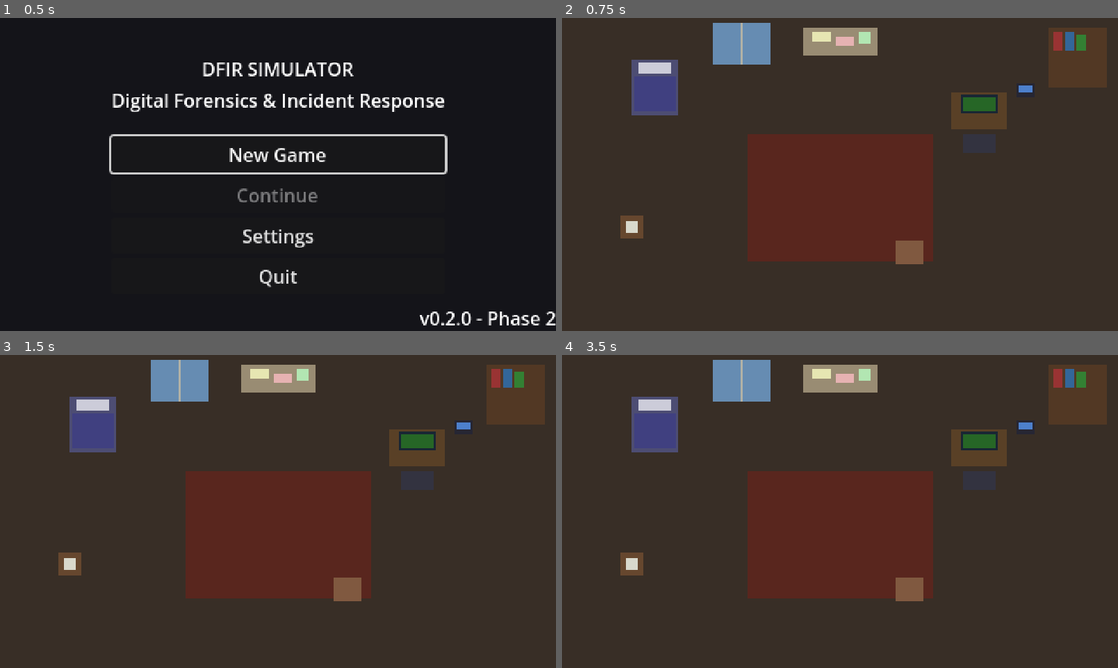
Above: before the commit, frames 1-4 (two rows, left to right).
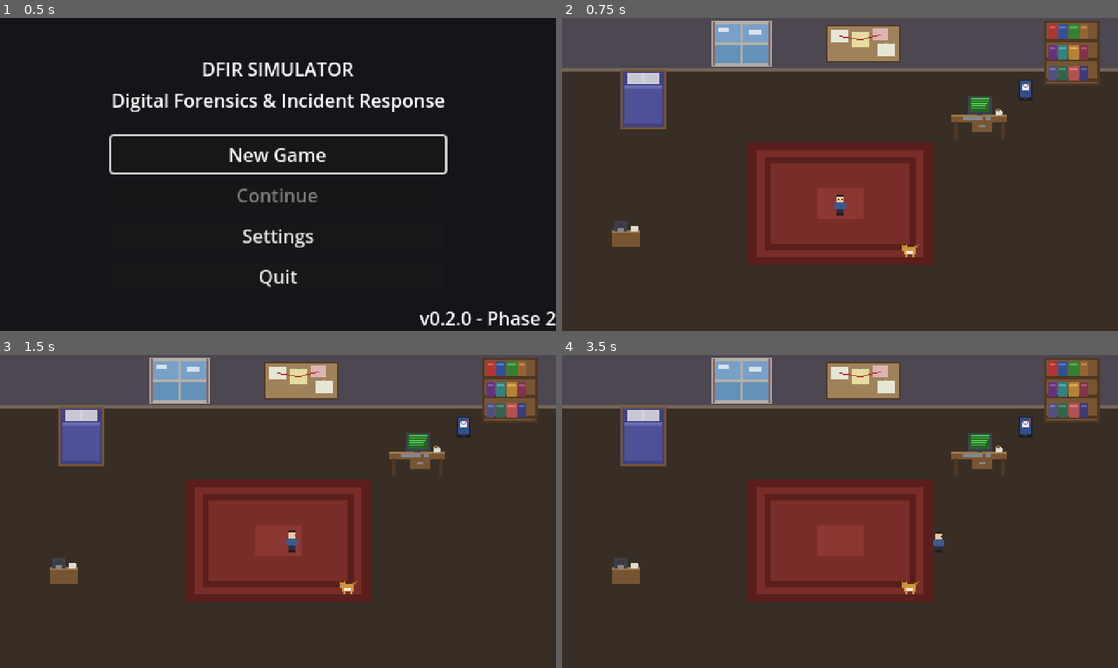
Above: after the commit, the same moments.

Repository: jbeley/dfir-godot
Game: Godot game, scene res://src/scenes/main_menu/main_menu.tscn
Same seed, same stepped clock (60 frames per second), same inputs: the game is played once before the commit and once after it.
Inputs (mouse positions are in pixels of both pictures, inside the frame that each line leads up to):
- Up to frame 1 (0.5 s): no input
- Up to frame 2 (0.75 s): click "New Game" at 0.5 s
- Up to frame 3 (1.5 s): tap Enter at 1.25 s; move the mouse to (400, 495) at 1.27 s; hold D (move_right) from 1.28 s (still down); hold E (interact) from 1.28 s (still down); click (400, 495) at 1.42 s
- Up to frame 4 (3.5 s): release D (move_right) at 2 s; release E (interact) at 2 s; drag from (728, 527) to (979, 448) at 2.02 s; tap Space at 2.75 s; move the mouse to (895, 442) at 2.77 s; hold D (move_right) from 2.78 s (still down); hold E (interact) from 2.78 s (still down)

Frame 1 is identical in both runs. In frame 2, 29% of the frame differs, in the area x 0-100%, y 0-79%; in frame 3, 29%; in frame 4, 29%.
Error before the commit: Invalid access to property or key 'interacted_with' on a base object of type 'null instance'. (res://src/scenes/office/office.gd:14)

Commit message:
feat: wire sprites into office and player scenes
Office scene now uses actual pixel art sprites for all furniture:
desk with monitor, bed, evidence board, coffee station, phone,
bookshelf, window with sky, cat, and area rug. Wall with trim strip.

Player spritesheet with 4-direction walk animation (16x20, 4 frames
per direction). Facing direction updates based on movement input.

Register submit command in workstation terminal.

https://claude.ai/code/session_012KjAGV9HwsNLnUB9PY2fQ5

Diff:
--- a/src/scenes/office/office.tscn
+++ b/src/scenes/office/office.tscn
@@ -1,25 +1,34 @@
-[gd_scene load_steps=3 format=3 uid="uid://office"]
+[gd_scene load_steps=12 format=3 uid="uid://office"]
 
 [ext_resource type="Script" path="res://src/scenes/office/office.gd" id="1_office"]
 [ext_resource type="PackedScene" uid="uid://player" path="res://src/scenes/office/player.tscn" id="2_player"]
+[ext_resource type="Texture2D" path="res://assets/sprites/office/desk.png" id="3_desk"]
+[ext_resource type="Texture2D" path="res://assets/sprites/office/bed.png" id="4_bed"]
+[ext_resource type="Texture2D" path="res://assets/sprites/office/evidence_board.png" id="5_board"]
+[ext_resource type="Texture2D" path="res://assets/sprites/office/coffee.png" id="6_coffee"]
+[ext_resource type="Texture2D" path="res://assets/sprites/office/phone.png" id="7_phone"]
+[ext_resource type="Texture2D" path="res://assets/sprites/office/bookshelf.png" id="8_shelf"]
+[ext_resource type="Texture2D" path="res://assets/sprites/office/window.png" id="9_window"]
+[ext_resource type="Texture2D" path="res://assets/sprites/characters/cat.png" id="10_cat"]
+[ext_resource type="Texture2D" path="res://assets/sprites/office/rug.png" id="11_rug"]
 
 [sub_resource type="RectangleShape2D" id="shape_desk"]
 size = Vector2(48, 32)
 
 [sub_resource type="RectangleShape2D" id="shape_board"]
-size = Vector2(64, 16)
+size = Vector2(64, 20)
 
 [sub_resource type="RectangleShape2D" id="shape_bed"]
-size = Vector2(40, 48)
+size = Vector2(40, 52)
 
 [sub_resource type="RectangleShape2D" id="shape_coffee"]
-size = Vector2(20, 20)
+size = Vector2(24, 24)
 
 [sub_resource type="CircleShape2D" id="shape_cat"]
-radius = 12.0
+radius = 14.0
 
 [sub_resource type="RectangleShape2D" id="shape_phone"]
-size = Vector2(16, 12)
+size = Vector2(16, 18)
 
 [sub_resource type="RectangleShape2D" id="shape_hwall"]
 size = Vector2(488, 8)
@@ -35,171 +44,67 @@
 offset_bottom = 270.0
 color = Color(0.22, 0.18, 0.15, 1)
 
-[node name="Rug" type="ColorRect" parent="."]
-offset_left = 160.0
-offset_top = 100.0
-offset_right = 320.0
-offset_bottom = 210.0
-color = Color(0.35, 0.15, 0.12, 1)
+[node name="WallBG" type="ColorRect" parent="."]
+offset_right = 480.0
+offset_bottom = 45.0
+color = Color(0.3, 0.28, 0.32, 1)
+
+[node name="WallTrim" type="ColorRect" parent="."]
+offset_top = 43.0
+offset_right = 480.0
+offset_bottom = 46.0
+color = Color(0.45, 0.4, 0.35, 1)
+
+[node name="Rug" type="Sprite2D" parent="."]
+position = Vector2(240, 160)
+texture_filter = 0
+texture = ExtResource("11_rug")
+scale = Vector2(2.5, 2.2)
 
 [node name="DayNightModulate" type="CanvasModulate" parent="."]
 color = Color(1, 1, 1, 1)
 
 [node name="Furniture" type="Node2D" parent="."]
 
-[node name="Desk" type="ColorRect" parent="Furniture"]
-offset_left = 336.0
-offset_top = 64.0
-offset_right = 384.0
-offset_bottom = 96.0
-color = Color(0.35, 0.25, 0.15, 1)
+[node name="Window" type="Sprite2D" parent="Furniture"]
+position = Vector2(155, 22)
+texture_filter = 0
+texture = ExtResource("9_window")
 
-[node name="Monitor" type="ColorRect" parent="Furniture/Desk"]
-offset_left = 8.0
-offset_top = 2.0
-offset_right = 40.0
-offset_bottom = 18.0
-color = Color(0.1, 0.15, 0.2, 1)
+[node name="Board" type="Sprite2D" parent="Furniture"]
+position = Vector2(260, 22)
+texture_filter = 0
+texture = ExtResource("5_board")
 
-[node name="Screen" type="ColorRect" parent="Furniture/Desk/Monitor"]
-offset_left = 2.0
-offset_top = 2.0
-offset_right = 30.0
-offset_bottom = 14.0
-color = Color(0.15, 0.4, 0.15, 1)
+[node name="Bookshelf" type="Sprite2D" parent="Furniture"]
+position = Vector2(440, 30)
+texture_filter = 0
+texture = ExtResource("8_shelf")
 
-[node name="Chair" type="ColorRect" parent="Furniture"]
-offset_left = 346.0
-offset_top = 100.0
-offset_right = 374.0
-offset_bottom = 116.0
-color = Color(0.2, 0.2, 0.25, 1)
+[node name="Desk" type="Sprite2D" parent="Furniture"]
+position = Vector2(360, 85)
+texture_filter = 0
+texture = ExtResource("3_desk")
 
-[node name="Bed" type="ColorRect" parent="Furniture"]
-offset_left = 60.0
-offset_top = 36.0
-offset_right = 100.0
-offset_bottom = 84.0
-color = Color(0.3, 0.3, 0.45, 1)
+[node name="Bed" type="Sprite2D" parent="Furniture"]
+position = Vector2(70, 70)
+texture_filter = 0
+texture = ExtResource("4_bed")
 
-[node name="Pillow" type="ColorRect" parent="Furniture/Bed"]
-offset_left = 6.0
-offset_top = 2.0
-offset_right = 34.0
-offset_bottom = 12.0
-color = Color(0.8, 0.8, 0.85, 1)
+[node name="Coffee" type="Sprite2D" parent="Furniture"]
+position = Vector2(55, 185)
+texture_filter = 0
+texture = ExtResource("6_coffee")
 
-[node name="Blanket" type="ColorRect" parent="Furniture/Bed"]
-offset_left = 2.0
-offset_top = 14.0
-offset_right = 38.0
-offset_bottom = 44.0
-color = Color(0.25, 0.25, 0.5, 1)
+[node name="Phone" type="Sprite2D" parent="Furniture"]
+position = Vector2(400, 62)
+texture_filter = 0
+texture = ExtResource("7_phone")
 
-[node name="CoffeeTable" type="ColorRect" parent="Furniture"]
-offset_left = 50.0
-offset_top = 170.0
-offset_right = 70.0
-offset_bottom = 190.0
-color = Color(0.4, 0.28, 0.18, 1)
-
-[node name="Mug" type="ColorRect" parent="Furniture/CoffeeTable"]
-offset_left = 5.0
-offset_top = 5.0
-offset_right = 15.0
-offset_bottom = 15.0
-color = Color(0.85, 0.85, 0.8, 1)
-
-[node name="Board" type="ColorRect" parent="Furniture"]
-offset_left = 208.0
-offset_top = 8.0
-offset_right = 272.0
-offset_bottom = 32.0
-color = Color(0.6, 0.55, 0.45, 1)
-
-[node name="Pin1" type="ColorRect" parent="Furniture/Board"]
-offset_left = 8.0
-offset_top = 4.0
-offset_right = 24.0
-offset_bottom = 12.0
-color = Color(0.9, 0.9, 0.7, 1)
-
-[node name="Pin2" type="ColorRect" parent="Furniture/Board"]
-offset_left = 28.0
-offset_top = 8.0
-offset_right = 44.0
-offset_bottom = 16.0
-color = Color(0.9, 0.7, 0.7, 1)
-
-[node name="Pin3" type="ColorRect" parent="Furniture/Board"]
-offset_left = 48.0
-offset_top = 4.0
-offset_right = 58.0
-offset_bottom = 14.0
-color = Color(0.7, 0.9, 0.7, 1)
-
-[node name="Phone" type="ColorRect" parent="Furniture"]
-offset_left = 392.0
-offset_top = 56.0
-offset_right = 408.0
-offset_bottom = 68.0
-color = Color(0.15, 0.15, 0.2, 1)
-
-[node name="PhoneScreen" type="ColorRect" parent="Furniture/Phone"]
-offset_left = 2.0
-offset_top = 2.0
-offset_right = 14.0
-offset_bottom = 8.0
-color = Color(0.3, 0.5, 0.8, 1)
-
-[node name="Bookshelf" type="ColorRect" parent="Furniture"]
-offset_left = 420.0
-offset_top = 8.0
-offset_right = 470.0
-offset_bottom = 60.0
-color = Color(0.32, 0.22, 0.14, 1)
-
-[node name="Book1" type="ColorRect" parent="Furniture/Bookshelf"]
-offset_left = 4.0
-offset_top = 4.0
-offset_right = 12.0
-offset_bottom = 20.0
-color = Color(0.6, 0.2, 0.2, 1)
-
-[node name="Book2" type="ColorRect" parent="Furniture/Bookshelf"]
-offset_left = 14.0
-offset_top = 4.0
-offset_right = 22.0
-offset_bottom = 20.0
-color = Color(0.2, 0.4, 0.6, 1)
-
-[node name="Book3" type="ColorRect" parent="Furniture/Bookshelf"]
-offset_left = 24.0
-offset_top = 6.0
-offset_right = 32.0
-offset_bottom = 20.0
-color = Color(0.2, 0.5, 0.2, 1)
-
-[node name="Window" type="ColorRect" parent="Furniture"]
-offset_left = 130.0
-offset_top = 4.0
-offset_right = 180.0
-offset_bottom = 40.0
-color = Color(0.4, 0.55, 0.7, 1)
-
-[node name="WindowFrame" type="ColorRect" parent="Furniture/Window"]
-offset_left = 24.0
-offset_top = 0.0
-offset_right = 26.0
-offset_bottom = 36.0
-color = Color(0.7, 0.7, 0.65, 1)
-
-[node name="CatBed" type="ColorRect" parent="Furniture"]
-offset_left = 288.0
-offset_top = 192.0
-offset_right = 312.0
-offset_bottom = 212.0
-color = Color(0.5, 0.35, 0.25, 1)
+[node name="CatSprite" type="Sprite2D" parent="Furniture"]
+position = Vector2(300, 200)
+texture_filter = 0
+texture = ExtResource("10_cat")
 
 [node name="Player" parent="." instance=ExtResource("2_player")]
 position = Vector2(240, 160)
@@ -207,25 +112,25 @@
 [node name="Hotspots" type="Node2D" parent="."]
 
 [node name="Desk" type="Area2D" parent="Hotspots" groups=["hotspots"]]
-position = Vector2(360, 80)
+position = Vector2(360, 85)
 
 [node name="Shape" type="CollisionShape2D" parent="Hotspots/Desk"]
 shape = SubResource("shape_desk")
 
 [node name="EvidenceBoard" type="Area2D" parent="Hotspots" groups=["hotspots"]]
-position = Vector2(240, 20)
+position = Vector2(260, 22)
 
 [node name="Shape" type="CollisionShape2D" parent="Hotspots/EvidenceBoard"]
 shape = SubResource("shape_board")
 
 [node name="Bed" type="Area2D" parent="Hotspots" groups=["hotspots"]]
-position = Vector2(80, 60)
+position = Vector2(70, 70)
 
 [node name="Shape" type="CollisionShape2D" parent="Hotspots/Bed"]
 shape = SubResource("shape_bed")
 
 [node name="Coffee" type="Area2D" parent="Hotspots" groups=["hotspots"]]
-position = Vector2(60, 180)
+position = Vector2(55, 185)
 
 [node name="Shape" type="CollisionShape2D" parent="Hotspots/Coffee"]
 shape = SubResource("shape_coffee")
@@ -269,9 +174,10 @@
 anchor_top = 1.0
 anchor_right = 0.5
 anchor_bottom = 1.0
-offset_left = -60.0
-offset_top = -20.0
-offset_right = 60.0
+offset_left = -80.0
+offset_top = -24.0
+offset_right = 80.0
 grow_horizontal = 2
 grow_vertical = 0
+text = "[E] Interact"
 horizontal_alignment = 1
--- a/src/scenes/office/player.gd
+++ b/src/scenes/office/player.gd
@@ -1,21 +1,49 @@
 extends CharacterBody2D
 ## Player character in the top-down WFH office. WASD/stick movement, interact with hotspots.
+## Spritesheet: 4 columns (walk frames) x 4 rows (down, left, right, up).
 
 @export var speed: float = 60.0
+
+@onready var sprite: Sprite2D = $Sprite
 
 var nearby_interactable: Node2D = null
 var is_at_workstation: bool = false
 
+var _anim_timer: float = 0.0
+var _anim_frame: int = 0
+var _facing: int = 0  # 0=down, 1=left, 2=right, 3=up
+
 signal interacted_with(target: Node2D)
 
 
-func _physics_process(_delta: float) -> void:
+func _physics_process(delta: float) -> void:
 	if is_at_workstation:
 		return
 
 	var input_dir := Input.get_vector("move_left", "move_right", "move_up", "move_down")
 	velocity = input_dir * speed
 	move_and_slide()
+
+	# Update animation
+	if input_dir.length() > 0.1:
+		# Determine facing direction
+		if absf(input_dir.x) > absf(input_dir.y):
+			_facing = 1 if input_dir.x < 0 else 2
+		else:
+			_facing = 3 if input_dir.y < 0 else 0
+
+		# Advance walk cycle
+		_anim_timer += delta
+		if _anim_timer > 0.15:
+			_anim_timer = 0.0
+			_anim_frame = (_anim_frame + 1) % 4
+	else:
+		# Idle - use frame 0
+		_anim_frame = 0
+		_anim_timer = 0.0
+
+	if sprite:
+		sprite.frame = _facing * 4 + _anim_frame
 
 
 func _unhandled_input(event: InputEvent) -> void:
--- a/src/scenes/office/player.tscn
+++ b/src/scenes/office/player.tscn
@@ -1,23 +1,29 @@
-[gd_scene load_steps=2 format=3 uid="uid://player"]
+[gd_scene load_steps=3 format=3 uid="uid://player"]
 
 [ext_resource type="Script" path="res://src/scenes/office/player.gd" id="1_player"]
+[ext_resource type="Texture2D" uid="uid://player_tex" path="res://assets/sprites/characters/player.png" id="2_tex"]
+
+[sub_resource type="RectangleShape2D" id="shape_body"]
+size = Vector2(10, 8)
+
+[sub_resource type="CircleShape2D" id="shape_interact"]
+radius = 20.0
 
 [node name="Player" type="CharacterBody2D"]
 script = ExtResource("1_player")
 
 [node name="Sprite" type="Sprite2D" parent="."]
+texture = ExtResource("2_tex")
 texture_filter = 0
+hframes = 4
+vframes = 4
+frame = 0
 
 [node name="CollisionShape" type="CollisionShape2D" parent="."]
-shape = SubResource("RectangleShape2D_placeholder")
-
-[sub_resource type="RectangleShape2D" id="RectangleShape2D_placeholder"]
-size = Vector2(10, 10)
+position = Vector2(0, 4)
+shape = SubResource("shape_body")
 
 [node name="InteractArea" type="Area2D" parent="."]
 
 [node name="InteractShape" type="CollisionShape2D" parent="InteractArea"]
-shape = SubResource("CircleShape2D_interact")
-
-[sub_resource type="CircleShape2D" id="CircleShape2D_interact"]
-radius = 16.0
+shape = SubResource("shape_interact")
--- a/src/scenes/workstation/workstation.gd
+++ b/src/scenes/workstation/workstation.gd
@@ -64,6 +64,7 @@
 		CmdHayabusa.new(),
 		CmdDissect.new(),
 		CmdJobs.new(),
+		CmdSubmit.new(),
 	]
 
 	for cmd in commands:
